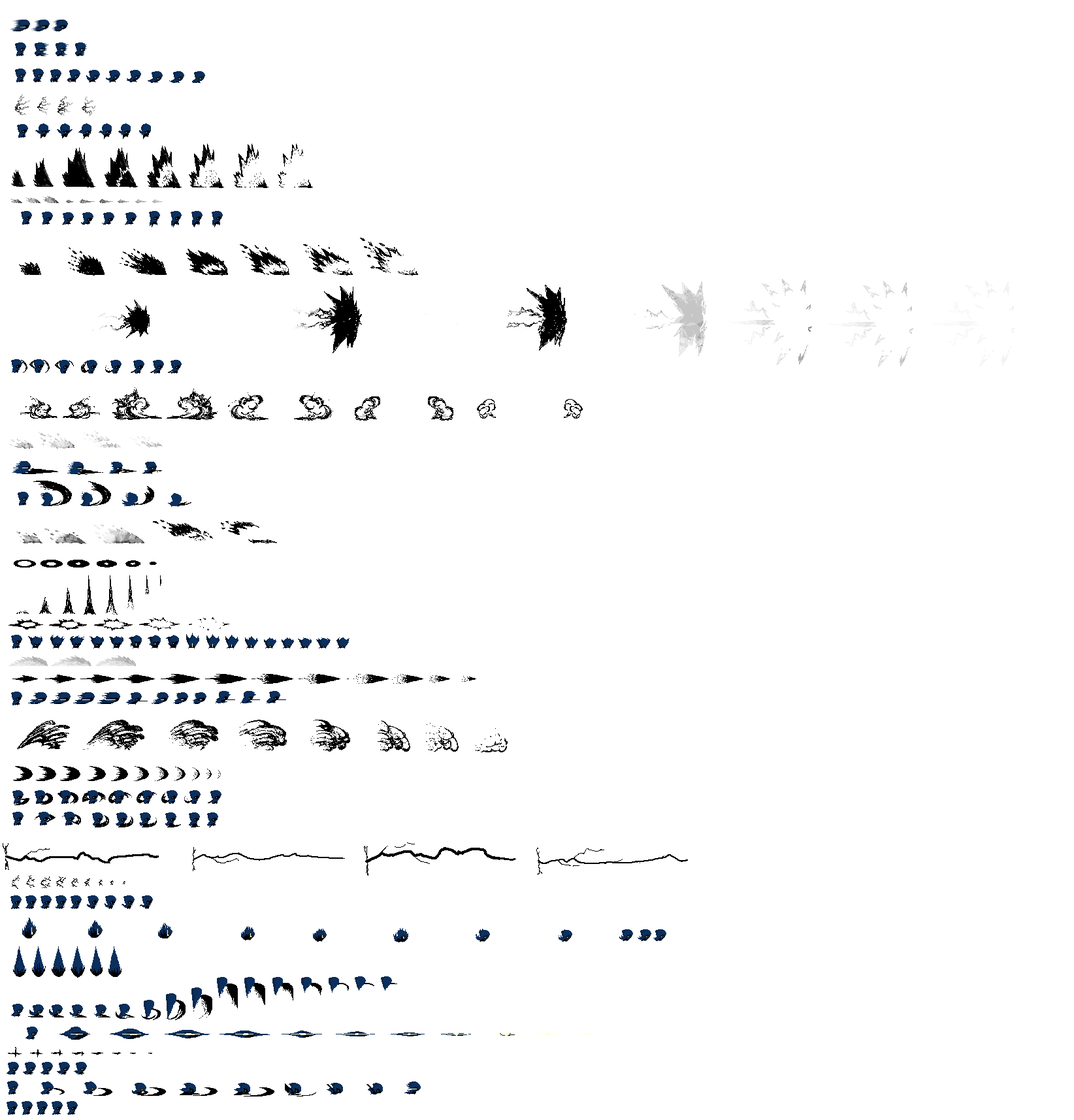
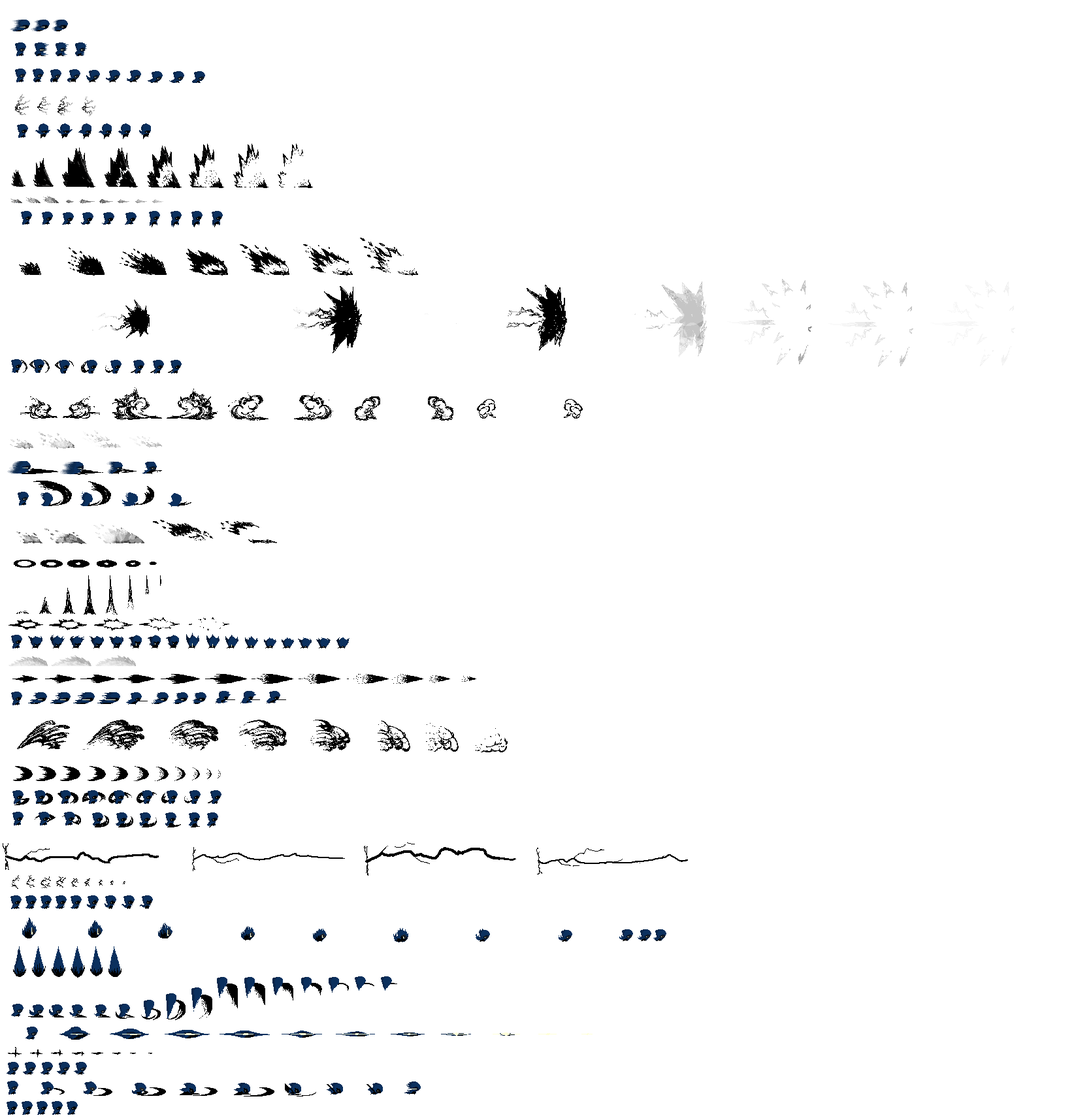
Revision of a layered 1074 × 1120 image; what changed, layer by layer:
painted on "Layer 7 copy 32" over [106,461,119,475]
painted on "Layer 54 copy" over [60,461,82,475]
painted on "Layer 54" over [7,461,77,475]
